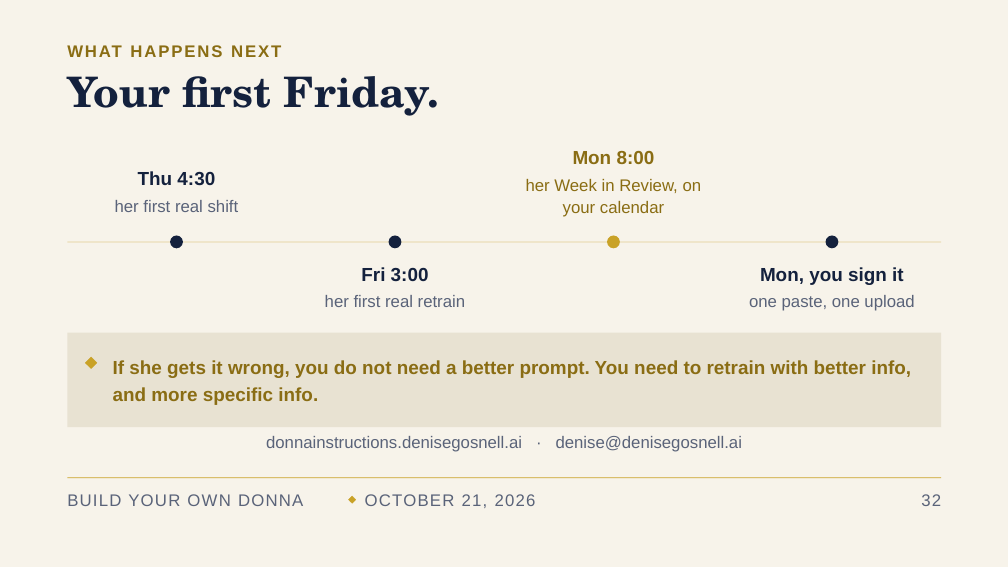
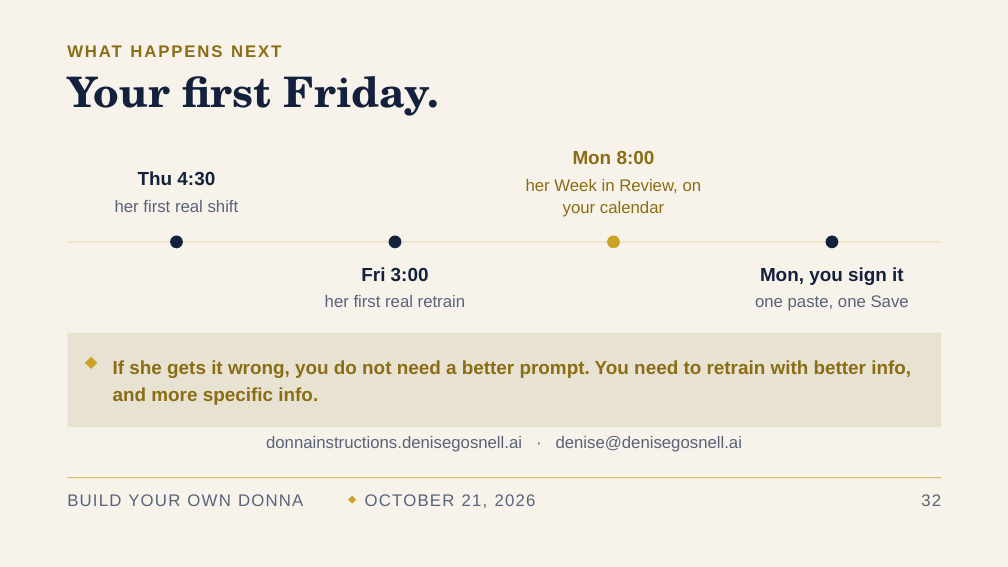
Before and after one commit to denisekgosnell/Donna, a slide deck: slide 33 of decks/build-your-own-donna-v3.pptx. Drawn at 1008x567 pixels with LibreOffice and Linux fonts; fonts in the diff are those of the drawing. Boxes give left, top, right and bottom in pixels: in the first picture for what was removed or moved away, otherwise in the second. Text is boxed around its words. In the diff, an @@ line names an element or a change of style, - is before the commit and + after.

```diff
--- a/decks/build-your-own-donna-v3.pptx
+++ b/decks/build-your-own-donna-v3.pptx
@@ text at bbox=[755, 295, 909, 311]: text changed @@
-one paste, one upload
+one paste, one Save
```
Also in this commit, not shown: 2 other slides changed, 12 other files.
